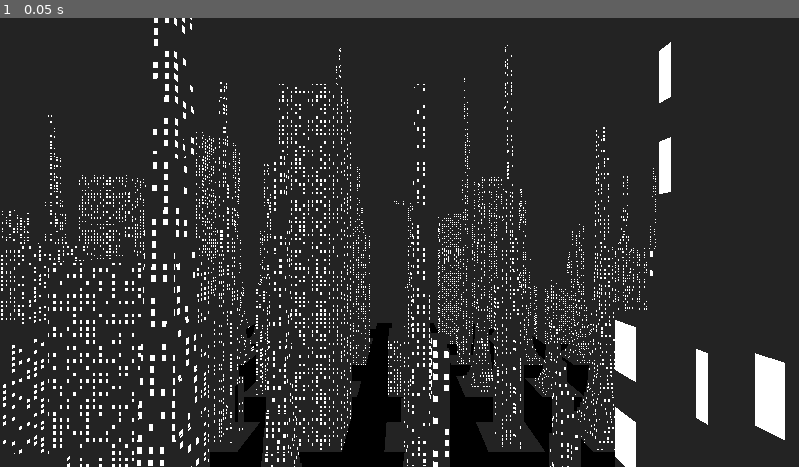
Above: before the commit, frame 1.
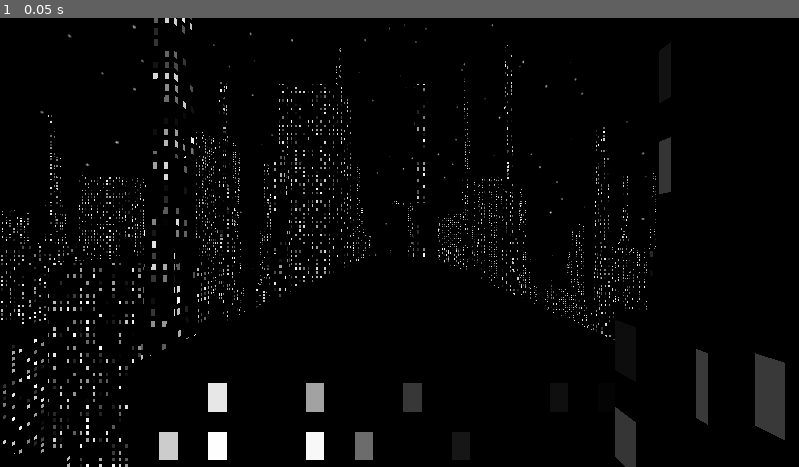
Above: after the commit, the same moment.

Repository: jeh8035/IGME531-Project-1
Game: Godot game, scene res://main.tscn
The game is run twice, just before and just after one commit, with the same random seed, the same clock (stepped at 60 frames per second) and the same inputs.
Inputs:
- Up to frame 1 (0.05 s): no input

The runs differ from the first frame. In frame 1, 95% of the frame differs, in the area x 0-100%, y 0-100%.

Commit message:
Basic sky shader

Diff:
--- a/CityGen/city_gen.tscn
+++ b/CityGen/city_gen.tscn
@@ -19,5 +19,4 @@
 
 [node name="MeshInstance3D" type="MeshInstance3D" parent="."]
 transform = Transform3D(11, 0, 0, 0, 100, 0, 0, 0, 50, 0, 0, 0)
-visible = false
 mesh = ExtResource("4_j2owl")
--- a/main.tscn
+++ b/main.tscn
@@ -1,17 +1,33 @@
-[gd_scene load_steps=6 format=3 uid="uid://b3585kfpqb5tk"]
+[gd_scene load_steps=9 format=3 uid="uid://b3585kfpqb5tk"]
 
+[ext_resource type="Shader" uid="uid://baynppg01a1tg" path="res://materials/Sky/sky_shader.tres" id="1_t0npv"]
 [ext_resource type="Script" path="res://addons/freecam_3D/freecam.gd" id="2_ly6js"]
 [ext_resource type="Script" path="res://CityGen/load_chunks.gd" id="3_ofmyf"]
 
-[sub_resource type="ProceduralSkyMaterial" id="ProceduralSkyMaterial_36xa7"]
+[sub_resource type="FastNoiseLite" id="FastNoiseLite_1ci7p"]
+noise_type = 2
+frequency = 0.0794
+fractal_octaves = 1
 
-[sub_resource type="Sky" id="Sky_yudeg"]
-sky_material = SubResource("ProceduralSkyMaterial_36xa7")
+[sub_resource type="NoiseTexture2D" id="NoiseTexture2D_pyh08"]
+width = 2048
+height = 1024
+invert = true
+in_3d_space = true
+seamless = true
+noise = SubResource("FastNoiseLite_1ci7p")
+
+[sub_resource type="ShaderMaterial" id="ShaderMaterial_ty37a"]
+shader = ExtResource("1_t0npv")
+shader_parameter/Texture2DParameter = SubResource("NoiseTexture2D_pyh08")
+
+[sub_resource type="Sky" id="Sky_hjmpy"]
+sky_material = SubResource("ShaderMaterial_ty37a")
 
 [sub_resource type="Environment" id="Environment_h7qrd"]
-background_mode = 1
+background_mode = 2
 background_color = Color(0.136826, 0.136826, 0.136826, 1)
-sky = SubResource("Sky_yudeg")
+sky = SubResource("Sky_hjmpy")
 
 [node name="Main" type="Node3D"]
 
@@ -21,7 +37,7 @@
 [node name="DirectionalLight3D" type="DirectionalLight3D" parent="WorldEnvironment"]
 transform = Transform3D(0.864599, -0.150624, 0.479354, 0, 0.954011, 0.299773, -0.502462, -0.259184, 0.824837, 0, 317, 0)
 visible = false
-light_energy = 10.0
+light_color = Color(0.564962, 0.564962, 0.564962, 1)
 shadow_enabled = true
 directional_shadow_mode = 1
 directional_shadow_max_distance = 500.0
--- /dev/null
+++ b/materials/Sky/sky_shader.tres
@@ -0,0 +1,75 @@
+[gd_resource type="VisualShader" load_steps=6 format=3 uid="uid://baynppg01a1tg"]
+
+[sub_resource type="VisualShaderNodeTexture2DParameter" id="VisualShaderNodeTexture2DParameter_7dyub"]
+parameter_name = "Texture2DParameter"
+
+[sub_resource type="VisualShaderNodeTexture" id="VisualShaderNodeTexture_ycqgr"]
+source = 5
+
+[sub_resource type="VisualShaderNodeInput" id="VisualShaderNodeInput_kaxk8"]
+input_name = "sky_coords"
+
+[sub_resource type="VisualShaderNodeRemap" id="VisualShaderNodeRemap_bw5wb"]
+default_input_values = [1, 0.9, 2, 1.0, 3, 0.0, 4, 1.0]
+
+[sub_resource type="VisualShaderNodeFloatOp" id="VisualShaderNodeFloatOp_vhkid"]
+operator = 6
+
+[resource]
+code = "shader_type sky;
+uniform sampler2D Texture2DParameter;
+
+
+
+void sky() {
+// Input:5
+	vec2 n_out5p0 = SKY_COORDS;
+
+
+	vec4 n_out4p0;
+// Texture2D:4
+	n_out4p0 = texture(Texture2DParameter, n_out5p0);
+
+
+	float n_out8p0;
+// Remap:8
+	float n_in8p1 = 0.90000;
+	float n_in8p2 = 1.00000;
+	float n_in8p3 = 0.00000;
+	float n_in8p4 = 1.00000;
+	{
+		float __input_range = n_in8p2 - n_in8p1;
+		float __output_range = n_in8p4 - n_in8p3;
+		n_out8p0 = n_in8p3 + __output_range * ((n_out4p0.x - n_in8p1) / __input_range);
+	}
+
+
+// FloatOp:9
+	float n_in9p1 = 0.00000;
+	float n_out9p0 = max(n_out8p0, n_in9p1);
+
+
+// Output:0
+	COLOR = vec3(n_out9p0);
+
+
+}
+"
+graph_offset = Vector2(-253.257, 20.9923)
+mode = 3
+flags/use_half_res_pass = false
+flags/use_quarter_res_pass = false
+flags/disable_fog = false
+flags/use_debanding = false
+nodes/sky/0/position = Vector2(1120, 120)
+nodes/sky/3/node = SubResource("VisualShaderNodeTexture2DParameter_7dyub")
+nodes/sky/3/position = Vector2(-580, 160)
+nodes/sky/4/node = SubResource("VisualShaderNodeTexture_ycqgr")
+nodes/sky/4/position = Vector2(-160, 200)
+nodes/sky/5/node = SubResource("VisualShaderNodeInput_kaxk8")
+nodes/sky/5/position = Vector2(-360, 40)
+nodes/sky/8/node = SubResource("VisualShaderNodeRemap_bw5wb")
+nodes/sky/8/position = Vector2(100, 360)
+nodes/sky/9/node = SubResource("VisualShaderNodeFloatOp_vhkid")
+nodes/sky/9/position = Vector2(300, 380)
+nodes/sky/connections = PackedInt32Array(3, 0, 4, 2, 5, 0, 4, 0, 4, 0, 8, 0, 8, 0, 9, 0, 9, 0, 0, 0)
--- a/materials/building_shader.tres
+++ b/materials/building_shader.tres
@@ -52,9 +52,17 @@
 	return samp;
 }
 
-float random (vec3 uv) {
+float random3(vec3 uv) {
     return fract(sin(dot(uv.xyz,
         vec3(12.9898,78.233,41.2512))) * 43758.5453123);
+}
+
+float random2(vec2 uv) {
+	return fract(sin(dot(uv, vec2(12.9898,78.233))) * 43758.5453123);
+}
+
+float random1(float seed) {
+	return random2(vec2(seed, seed));
 }
 
 void fragment() {
@@ -63,7 +71,7 @@
 
 	// Random value per window
 	vec3 random_seed = vec3(round(uv1_triplanar_pos.x - 0.5), round(uv1_triplanar_pos.y - 0.5), round(uv1_triplanar_pos.z - 0.5));
-	float random_window_val = random(random_seed);
+	float random_window_val = random3(random_seed);
 
 	// Make emissive windows
 	bool is_window =
@@ -74,7 +82,7 @@
 		// Window size
 		(uv_tex.x > 0.30 && uv_tex.x < 0.7 &&
 		uv_tex.y > 0.20 && uv_tex.y < 0.8);
-	EMISSION = vec3(float(is_window));
+	EMISSION = vec3(float(is_window) * random1(random_window_val));
 
 
 	// Basic material stuff below:
